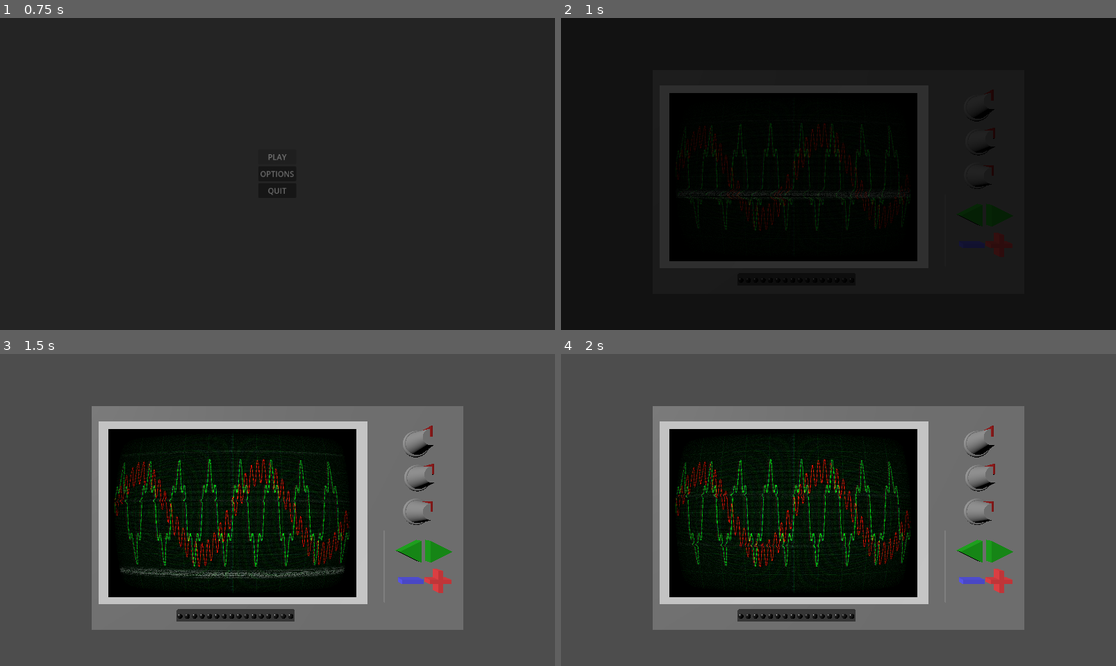
Above: before the commit, frames 1-4 (two rows, left to right).
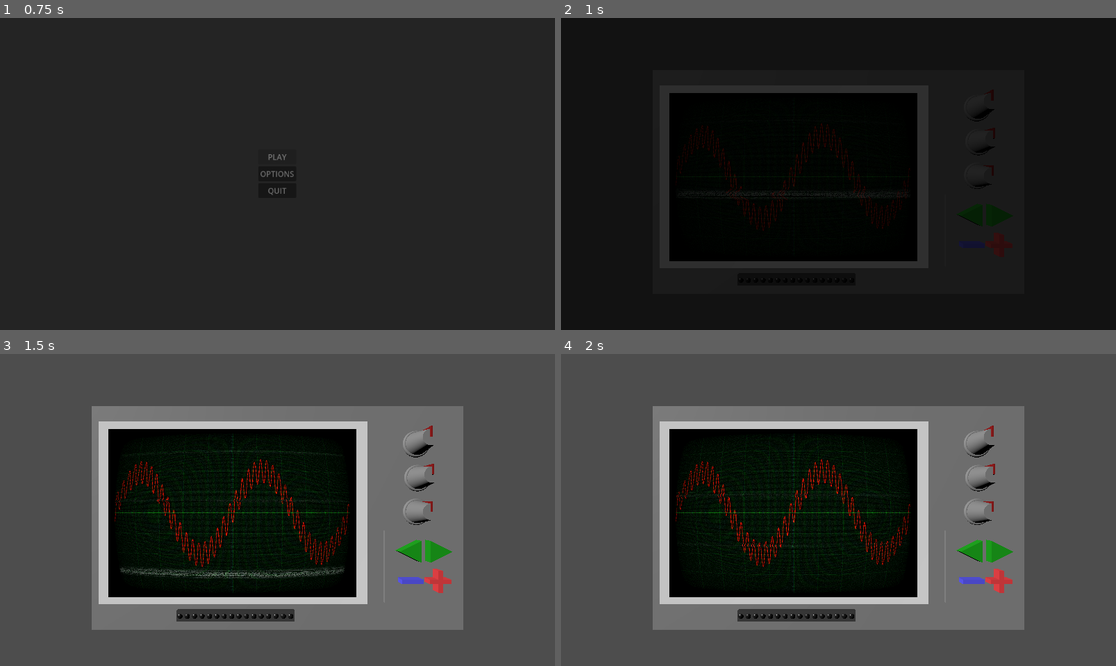
Above: after the commit, the same moments.

Repository: AirJamStudios/interference
Game: Godot game, scene res://scenes/main_menu.tscn
Two runs of this game, one before a commit and one after it. Both use one fixed random seed, a clock stepped at 60 frames per second and the inputs below.
Inputs (mouse positions are in pixels of both pictures, inside the frame that each line leads up to):
- Up to frame 1 (0.75 s): click "PLAY" at 0.5 s
- Up to frame 2 (1 s): no input
- Up to frame 3 (1.5 s): tap Enter (ui_accept) at 1.25 s; move the mouse to (399, 494) at 1.27 s; click (399, 494) at 1.42 s
- Up to frame 4 (2 s): tap Enter (ui_accept) at 1.52 s

Frame 1 is identical in both runs. In frame 2, 1.4% of the frame differs, in the area x 20-63%, y 33-69%; in frame 3, 3.3%; in frame 4, 3.3%, in the area x 20-64%, y 33-69%.

Commit message:
Button working

Diff:
--- a/scenes/main.tscn
+++ b/scenes/main.tscn
@@ -3,6 +3,7 @@
 [ext_resource type="Script" uid="uid://bk15hmjdnkqpk" path="res://scripts/main.gd" id="1_o5qli"]
 [ext_resource type="AudioStream" uid="uid://wyx8ndwrq0b8" path="res://assets/sound_fx/music/gameplay_music.wav" id="2_0wfyh"]
 [ext_resource type="PackedScene" uid="uid://bkw0tnek4hnjl" path="res://scenes/oscilloscope.tscn" id="3_sugp2"]
+[ext_resource type="PackedScene" uid="uid://bvvin5fvjmyxl" path="res://scenes/ui/dialogue.tscn" id="4_jyhfs"]
 
 [sub_resource type="Environment" id="Environment_anpke"]
 ambient_light_source = 3
@@ -27,3 +28,5 @@
 
 [node name="world_environment" type="WorldEnvironment" parent="." unique_id=1766253352]
 environment = SubResource("Environment_anpke")
+
+[node name="dialogue" parent="." unique_id=374022607 instance=ExtResource("4_jyhfs")]
--- a/scenes/oscilloscope.tscn
+++ b/scenes/oscilloscope.tscn
@@ -7,7 +7,6 @@
 [ext_resource type="Script" uid="uid://b7sydhpcego0" path="res://scripts/signal/wave_user.gd" id="2_7hroh"]
 [ext_resource type="PackedScene" uid="uid://8ohy674clkp2" path="res://scenes/wave_selection_panel.tscn" id="2_k27eh"]
 [ext_resource type="Script" uid="uid://beejw2fpc7b4o" path="res://scripts/signal/wave_plotter.gd" id="3_32ph5"]
-[ext_resource type="PackedScene" uid="uid://bvvin5fvjmyxl" path="res://scenes/ui/dialogue.tscn" id="8_70ia8"]
 [ext_resource type="PackedScene" uid="uid://d31js5jkqq3vi" path="res://scenes/progress_bar.tscn" id="9_w04ya"]
 
 [sub_resource type="BoxMesh" id="BoxMesh_anpke"]
@@ -87,16 +86,15 @@
 script = ExtResource("3_32ph5")
 wave_color = Color(1, 0, 0, 1)
 
-[node name="user_wave" type="Node2D" parent="sub_viewport/plotter_panel" unique_id=501270090 node_paths=PackedStringArray("wave_plotter_user", "enemy", "progress_bar")]
+[node name="user_wave" type="Node2D" parent="sub_viewport/plotter_panel" unique_id=501270090 node_paths=PackedStringArray("wave_plotter_user", "enemy", "progress_bar", "wave_selection_panel")]
 script = ExtResource("2_7hroh")
 wave_plotter_user = NodePath("../user_wave_plotter")
 enemy = NodePath("../enemy_wave")
 progress_bar = NodePath("../../../progress_bar")
+wave_selection_panel = NodePath("../../../mesh/wave_selection_panel")
 
 [node name="user_wave_plotter" type="Line2D" parent="sub_viewport/plotter_panel" unique_id=40412895]
 script = ExtResource("3_32ph5")
-
-[node name="dialogue" parent="." unique_id=374022607 instance=ExtResource("8_70ia8")]
 
 [node name="progress_bar" parent="." unique_id=572663055 instance=ExtResource("9_w04ya")]
 transform = Transform3D(1, 0, 0, 0, 1, 0, 0, 0, 1, 1.5148922, -0.3891083, 0.24976555)
--- a/scripts/signal/wave_user.gd
+++ b/scripts/signal/wave_user.gd
@@ -1,24 +1,49 @@
 extends Node
-
 
 @export_group("References")
 @export var wave_plotter_user : WavePlotter
 @export var enemy : EnemyWave
 @export var progress_bar : CustomProgressBar
+@export var wave_selection_panel : WaveSelectionPanel
 
 var selected_wave_id: int = 0
 var total_wave: CompositeWave
 
 func _ready() -> void:
-	# Tempory to test
-	var single_wave1 = SingleWave.new(1.0, 0.4, 0.0)
-	var single_wave2 = SingleWave.new(0.3, 2, 0.0)
 	total_wave = CompositeWave.new()
-	total_wave.add_wave(single_wave1)
-	total_wave.add_wave(single_wave2)
+
+	wave_selection_panel.plus_pressed.connect(_plus_button_pressed)
+	wave_selection_panel.minus_pressed.connect(_minus_button_pressed)
+	wave_selection_panel.left_pressed.connect(_left_button_pressed)
+	wave_selection_panel.right_pressed.connect(_right_button_pressed)
+
 	wave_plotter_user.set_wave(total_wave)
 	wave_plotter_user.redraw_plot()
 
+func _plus_button_pressed() -> void:
+	# TODO: I left this default wave, maybe is not the best default one i dunno
+	total_wave.add_wave(SingleWave.new(1.0, 0.4, 0.0))
+	wave_plotter_user.redraw_plot()
+
+func _left_button_pressed() -> void:
+	_select_wave(selected_wave_id - 1)
+
+func _right_button_pressed() -> void:
+	_select_wave(selected_wave_id + 1)
+
+func _minus_button_pressed() -> void:
+	if total_wave.waves.is_empty():
+		return
+	total_wave.remove_wave(total_wave.waves[selected_wave_id])
+	_select_wave(selected_wave_id - 1)
+	wave_plotter_user.redraw_plot()
+
+func _select_wave(id: int) -> void:
+	var last_id: int = maxi(total_wave.waves.size() - 1, 0)
+	selected_wave_id = clampi(id, 0, last_id)
+	print("Selected wave: ", selected_wave_id)
+
+# Score over the same time window the plotter draws
 func _score() -> void:
 	#TODO! unhardcode this
 	var score : float = total_wave.get_accuracy(enemy.total_wave, -10, 10, 0.05)
--- a/scripts/signal/waves/single_wave.gd
+++ b/scripts/signal/waves/single_wave.gd
@@ -15,5 +15,6 @@
 func sample(t: float) -> float:
 	return amplitude * sin(2.0 * PI * frequency * t + phase)
 
+# Map 0-1 to one full cycle (-PI..PI). A wider range just repeats the same shapes.
 func calc_and_set_phase(value: float) -> void:
-	phase = lerpf(-2*PI, 2*PI, clampf(value, 0.0, 1.0))
+	phase = lerpf(-PI, PI, clampf(value, 0.0, 1.0))
--- a/scripts/wave_selection_panel.gd
+++ b/scripts/wave_selection_panel.gd
@@ -1,3 +1,4 @@
+class_name WaveSelectionPanel
 extends Node3D
 
 signal minus_pressed
